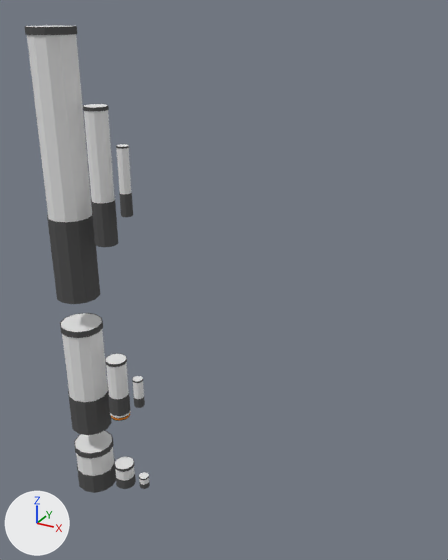
One commit to the Blender file concept/3d-style/rocket-parts.blend: the scene before it, then after it.
One viewpoint serves both versions: a camera (50 mm lens) standing at (34.5, -40.9, 34.4) and looking at (10.9, 2.1, 12.9). The lights are fixed; the arrows at lower left show +X, +Y and +Z.

The older version as bpy lines, for what is in view:
```python
ob_1m_large_liquid = bpy.data.objects.new('1m large liquid', me_1m_large_liquid)
ob_1m_large_liquid.location = (2.5, 0.0, 21.0)
ob_1m_medium_liquid = bpy.data.objects.new('1m medium liquid', me_1m_medium_liquid)
ob_1m_medium_liquid.location = (2.5, 0.0, 0.0)
ob_1m_small_liquid = bpy.data.objects.new('1m small liquid', me_1m_small_liquid)
ob_1m_small_liquid.location = (2.5, 0.0, -11.0)
ob_2m_large_liquid = bpy.data.objects.new('2m large liquid', me_2m_large_liquid)
ob_2m_large_liquid.location = (0.0, 0.0, 21.0)
ob_2m_medium_engine = bpy.data.objects.new('2m medium engine', me_2m_medium_engine)
ob_2m_medium_engine.location = (0.0, 0.0, -3.0)
ob_2m_small_liquid = bpy.data.objects.new('2m small liquid', me_2m_small_liquid)
ob_2m_small_liquid.location = (0.0, 0.0, -11.0)
ob_4m_large_liquid = bpy.data.objects.new('4m large liquid', me_4m_large_liquid)
ob_4m_large_liquid.location = (-4.0, 0.0, 21.0)
ob_4m_medium_liquid = bpy.data.objects.new('4m medium liquid', me_4m_medium_liquid)
ob_4m_medium_liquid.location = (-4.0, 0.0, 0.0)
ob_4m_small_liquid = bpy.data.objects.new('4m small liquid', me_4m_small_liquid)
ob_4m_small_liquid.location = (-4.0, 0.0, -11.0)
# also in view: '2m medium liquid' at (0.0, 0.0, 0.0)
```
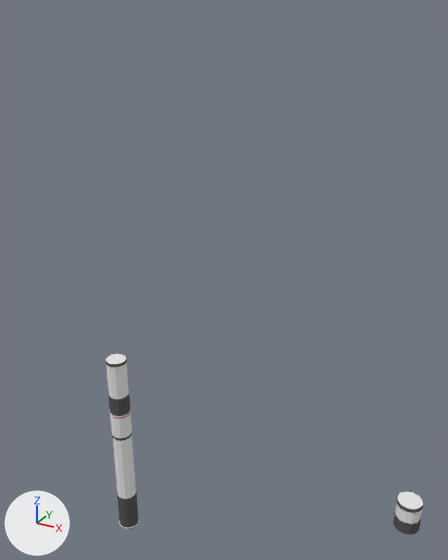
Commit message: added thrust plate/interstage

What differs and where, as boxes [x1, y1, x2, y2] in the pictures (448 x 560 px):
'4m large liquid', deleted
    before: [25, 25, 100, 304]
'2m large liquid', moved
    before: [83, 104, 118, 247]
    after: [112, 433, 138, 528]
'4m medium liquid', deleted
    before: [60, 313, 112, 435]
'4m small liquid', deleted
    before: [74, 430, 116, 493]
'2m small liquid', moved
    before: [114, 456, 136, 489]
    after: [393, 491, 423, 535]
'1m large liquid', deleted
    before: [116, 144, 133, 217]
'2m medium vac engine interstage', added
    after: [110, 412, 132, 438]
'1m medium liquid', deleted
    before: [132, 376, 145, 408]
'1m small liquid', deleted
    before: [139, 472, 150, 489]
'2m medium engine', deleted
    before: [110, 410, 131, 421]
'2m medium thrust plate.001', added
    after: [119, 518, 139, 529]

Diff of the bpy script that builds the scene:
```diff
--- a/concept/3d-style/rocket-parts.blend.py
+++ b/concept/3d-style/rocket-parts.blend.py
@@ mat_shiny @@
+mat_shiny = diffuse_material('shiny')
+mat_shiny.base_color = (0.8, 0.8, 0.8)  # white #e7e7e7
@@ me_2m_medium_vac_engine_interstage @@
+me_2m_medium_vac_engine_interstage.from_pydata(...)  # 48 vertices, 38 faces; spans x -1.05..1.05, y -1.05..1.05, z -2.4..0.0
+# faces by material slot: [36, 2]
+me_2m_medium_vac_engine_interstage.materials.append(mat_white)  # white #e7e7e7
+me_2m_medium_vac_engine_interstage.materials.append(mat_shiny)  # white #e7e7e7
@@ me_2m_medium_thrust_plate_001 @@
+me_2m_medium_thrust_plate_001.from_pydata(...)  # 108 vertices, 98 faces; spans x -1.1..1.1, y -1.1..1.1, z -0.34..0.0
+# faces by material slot: [37, 49, 12]
+me_2m_medium_thrust_plate_001.materials.append(mat_white)  # white #e7e7e7
+me_2m_medium_thrust_plate_001.materials.append(mat_black)  # dark grey #585858
+me_2m_medium_thrust_plate_001.materials.append(mat_yellow)  # orange #e78014
@@ ob_1m_large_liquid @@
-ob_1m_large_liquid = bpy.data.objects.new('1m large liquid', me_1m_large_liquid)
-ob_1m_large_liquid.location = (2.5, 0.0, 21.0)
@@ ob_4m_large_liquid @@
-ob_4m_large_liquid = bpy.data.objects.new('4m large liquid', me_4m_large_liquid)
-ob_4m_large_liquid.location = (-4.0, 0.0, 21.0)
@@ ob_2m_large_liquid @@
 ob_2m_large_liquid = bpy.data.objects.new('2m large liquid', me_2m_large_liquid)
-ob_2m_large_liquid.location = (0.0, 0.0, 21.0)
+ob_2m_large_liquid.location = (0.0, 0.0, -11.7)
@@ ob_4m_small_liquid @@
-ob_4m_small_liquid = bpy.data.objects.new('4m small liquid', me_4m_small_liquid)
-ob_4m_small_liquid.location = (-4.0, 0.0, -11.0)
@@ ob_1m_small_liquid @@
-ob_1m_small_liquid = bpy.data.objects.new('1m small liquid', me_1m_small_liquid)
-ob_1m_small_liquid.location = (2.5, 0.0, -11.0)
@@ ob_2m_small_liquid @@
 ob_2m_small_liquid = bpy.data.objects.new('2m small liquid', me_2m_small_liquid)
-ob_2m_small_liquid.location = (0.0, 0.0, -11.0)
+ob_2m_small_liquid.location = (29.0, 0.0, -3.0)
@@ ob_1m_medium_liquid @@
-ob_1m_medium_liquid = bpy.data.objects.new('1m medium liquid', me_1m_medium_liquid)
-ob_1m_medium_liquid.location = (2.5, 0.0, 0.0)
@@ ob_4m_medium_liquid @@
-ob_4m_medium_liquid = bpy.data.objects.new('4m medium liquid', me_4m_medium_liquid)
-ob_4m_medium_liquid.location = (-4.0, 0.0, 0.0)
@@ ob_2m_medium_engine @@
-ob_2m_medium_engine = bpy.data.objects.new('2m medium engine', me_2m_medium_engine)
-ob_2m_medium_engine.location = (0.0, 0.0, -3.0)
@@ ob_2m_medium_vac_engine_interstage @@
+ob_2m_medium_vac_engine_interstage = bpy.data.objects.new('2m medium vac engine interstage', me_2m_medium_vac_engine_interstage)
+ob_2m_medium_vac_engine_interstage.location = (0.0, 0.0, -3.3)
@@ ob_2m_medium_thrust_plate_001 @@
+ob_2m_medium_thrust_plate_001 = bpy.data.objects.new('2m medium thrust plate.001', me_2m_medium_thrust_plate_001)
+ob_2m_medium_thrust_plate_001.location = (0.0, 0.0, -17.7)
```
